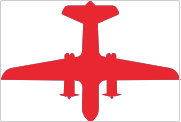
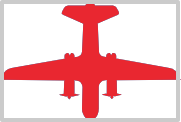
The second (181, 122) image is a revision of the first. Changes to its layers:
painted on "矩形 1" over [1, 1, 179, 121]
